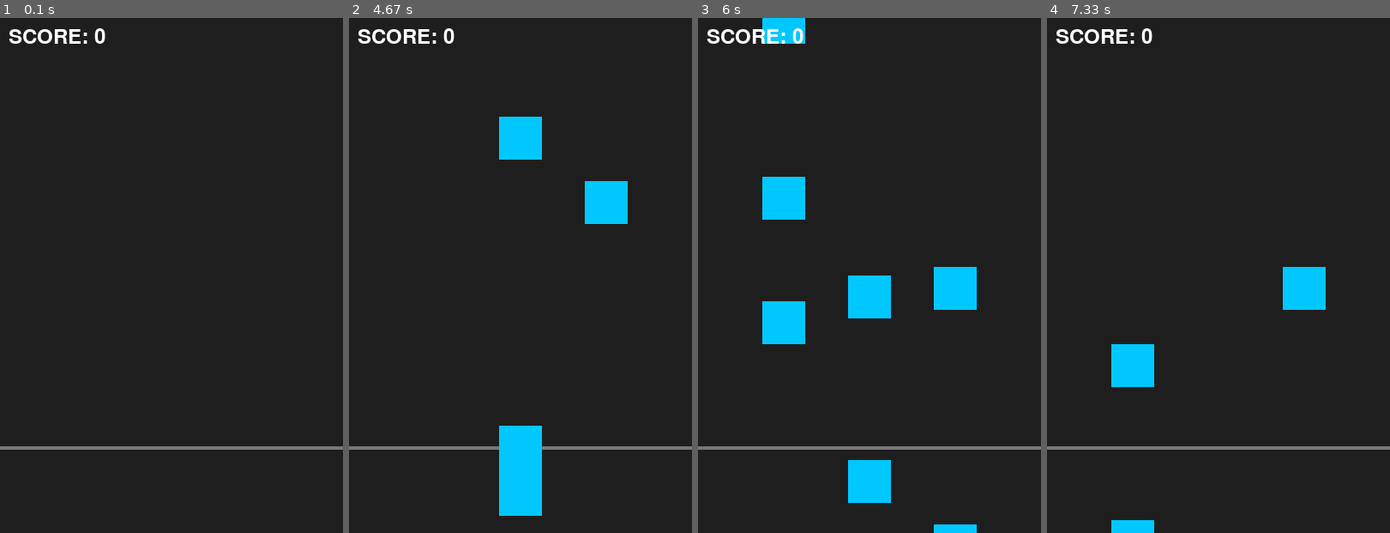
Above: before the commit, frames 1-4 (left to right).
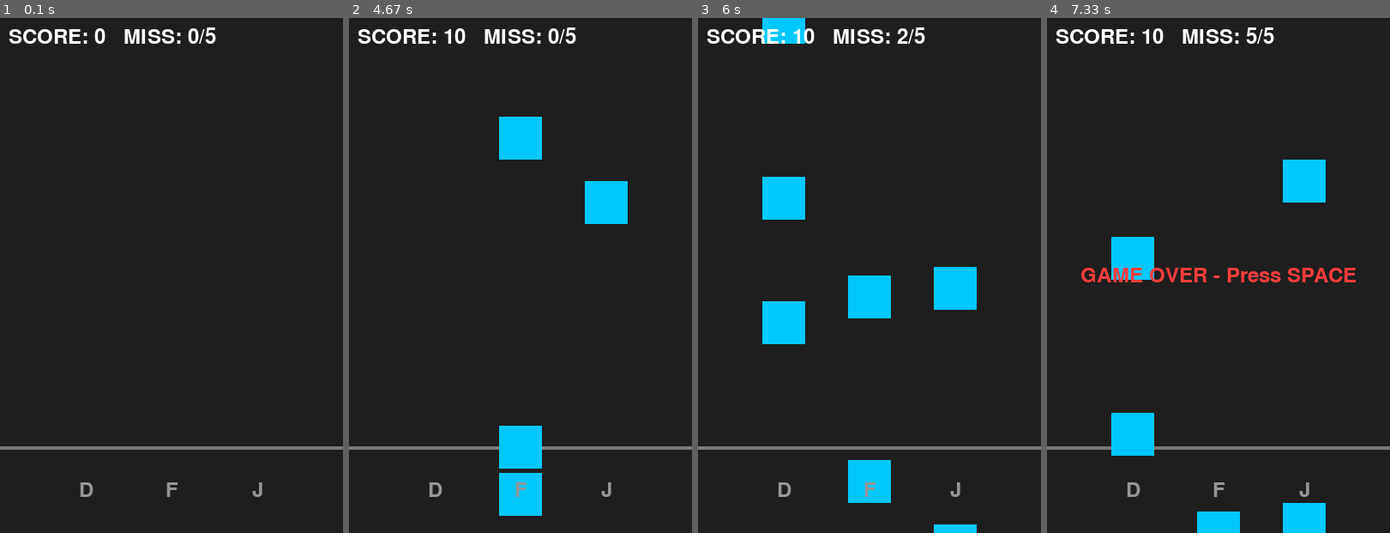
Above: after the commit, the same moments.

Repository: HenryYannis/xiaobao-pygame
Game: pygame game, started from 03-节奏方块/节奏方块_第4节课_完整挑战与分数.py
The game is run twice, just before and just after one commit, with the same random seed, the same clock (stepped at 60 frames per second) and the same inputs.
Inputs:
- Up to frame 1 (0.1 s): no input
- Up to frame 2 (4.67 s): tap D at 0.33 s; tap F at 3.17 s; hold F from 4.5 s (still down)
- Up to frame 3 (6 s): release F at 4.97 s
- Up to frame 4 (7.33 s): no input

The runs differ from the first frame. In frame 1, 0.6% of the frame differs, in the area x 23-77%, y 1-93%; in frame 2, 0.8%; in frame 3, 0.7%; in frame 4, 8.3%, in the area x 10-90%, y 1-100%.

Commit message:
节奏方块：三条轨道各配一个按键(D/F/J)，终课加入漏接结束与空格重开

Diff:
--- a/03-节奏方块/节奏方块_第4节课_完整挑战与分数.py
+++ b/03-节奏方块/节奏方块_第4节课_完整挑战与分数.py
@@ -4,23 +4,31 @@
 窗口 = pygame.display.set_mode((400, 600))
 pygame.display.set_caption("Rhythm Block - Lesson 4")
 时钟 = pygame.time.Clock()
-字体 = pygame.font.Font(None, 36)                     # 新增变量：纯内置默认字体(是什么)，避免跨平台字体报错(为什么)，字号36(怎么用)
+字体 = pygame.font.Font(None, 36)                     # 纯内置默认字体(是什么)，避免跨平台字体报错(为什么)，字号36(怎么用)
 
 方块列表 = []                                          # 活动节奏方块列表[[x, y], ...]
 轨道列表 = [75, 175, 275]                             # 三条下落轨道的固定横坐标(方块宽度50)
+按键轨道 = {pygame.K_d: 0, pygame.K_f: 1, pygame.K_j: 2}  # 字典把按键对应到轨道序号，D左、F中、J右
 得分 = 0                                              # 新增变量：累计命中得分
 连击数 = 0                                            # 新增变量：连续完美命中的连击次数
+漏接数 = 0                                            # 新增变量：漏掉的方块个数，漏满5个游戏结束
+游戏结束 = False                                      # 新增变量：标记是否已经漏满5个
 运行中 = True
 
 while 运行中:
     for 事件 in pygame.event.get():
         if 事件.type == pygame.QUIT:
             运行中 = False
-        if 事件.type == pygame.KEYDOWN and 事件.key == pygame.K_SPACE:  # 监听空格键判定打击
+        if 游戏结束 and 事件.type == pygame.KEYDOWN and 事件.key == pygame.K_SPACE:  # 新增代码：游戏结束后按空格重开
+            方块列表.clear()                          # 新增代码：清空残留方块
+            得分, 连击数, 漏接数 = 0, 0, 0            # 新增代码：分数、连击、漏接全部清零
+            游戏结束 = False                          # 新增代码：恢复进行中
+        if not 游戏结束 and 事件.type == pygame.KEYDOWN and 事件.key in 按键轨道:  # 按下 D/F/J 判定对应轨道的打击
+            轨道x = 轨道列表[按键轨道[事件.key]]      # 查字典得到这个键负责的那条轨道的横坐标
             命中 = False                              # 命中标志位
             for 索引 in range(len(方块列表) - 1, -1, -1):
                 方块 = 方块列表[索引]
-                if abs(方块[1] + 25 - 500) <= 35:      # 判定区间：方块中心(y+25)与判定线(y=500)的距离在35像素内
+                if 方块[0] == 轨道x and abs(方块[1] + 25 - 500) <= 35:  # 判定区间：同一轨道，且方块中心(y+25)离判定线(y=500)35像素内
                     方块列表.pop(索引)                 # 击中消除方块
                     命中 = True
                     连击数 += 1                       # 新增代码：连击数累加1
@@ -29,15 +37,19 @@
             if not 命中:                              # 新增代码：落空打偏中断连击
                 连击数 = 0
 
-    if random.random() < 0.025:                        # 随机生成：每帧2.5%概率随机在三条轨道之一生成下落方块
-        方块列表.append([random.choice(轨道列表), -50])
+    if not 游戏结束:                                  # 新增代码：游戏结束后画面停住，方块不再生成和下落
+        if random.random() < 0.025:                   # 随机生成：每帧2.5%概率随机在三条轨道之一生成下落方块
+            方块列表.append([random.choice(轨道列表), -50])
 
-    for 索引 in range(len(方块列表) - 1, -1, -1):      # 倒序遍历移动方块并清理越界方块
-        方块列表[索引][1] += 5                        # 垂直下落位移
+        for 索引 in range(len(方块列表) - 1, -1, -1):  # 倒序遍历移动方块并清理越界方块
+            方块列表[索引][1] += 5                    # 垂直下落位移
 
-        if 方块列表[索引][1] > 600:                    # 掉落销毁：方块穿过判定线掉出底部
-            方块列表.pop(索引)
-            连击数 = 0                                # 新增代码：漏接方块清零连击
+            if 方块列表[索引][1] > 600:               # 掉落销毁：方块穿过判定线掉出底部
+                方块列表.pop(索引)
+                连击数 = 0                            # 新增代码：漏接方块清零连击
+                漏接数 += 1                           # 新增代码：漏接数加1
+                if 漏接数 >= 5:                       # 新增代码：漏满5个触发游戏结束
+                    游戏结束 = True
 
     窗口.fill((30, 30, 30))                           # 暗灰黑色背景全屏填充
     pygame.draw.line(窗口, (120, 120, 120), (0, 500), (400, 500), 4)  # 绘制位于y=500高度的灰色节奏判定横线
@@ -45,12 +57,20 @@
     for 方块 in 方块列表:                              # 绘制所有下落的蓝色霓虹方块
         pygame.draw.rect(窗口, (0, 200, 255), (方块[0], 方块[1], 50, 50))
 
-    得分画面 = 字体.render(f"SCORE: {得分}", True, (255, 255, 255))   # 新增代码：默认字体渲染纯英文得分
+    for 字母, 轨道x in zip("DFJ", 轨道列表):          # zip把字母和轨道横坐标一一配对
+        字母画面 = 字体.render(字母, True, (150, 150, 150))
+        窗口.blit(字母画面, 字母画面.get_rect(center=(轨道x + 25, 550)))  # 字母居中显示在每条轨道正下方
+
+    得分画面 = 字体.render(f"SCORE: {得分}   MISS: {漏接数}/5", True, (255, 255, 255))  # 新增代码：默认字体渲染纯英文得分与漏接数
     窗口.blit(得分画面, (10, 10))
 
     if 连击数 > 1:                                     # 新增代码：连击数大于1时展示金黄色连击英文提示
         连击画面 = 字体.render(f"{连击数} COMBO!", True, (255, 220, 0))
-        窗口.blit(连击画面, (140, 100))
+        窗口.blit(连击画面, 连击画面.get_rect(center=(200, 110)))  # 新增代码：get_rect(center=...)让文字水平居中
+
+    if 游戏结束:
+        提示画面 = 字体.render("GAME OVER - Press SPACE", True, (255, 60, 60))  # 新增代码：红色英文提示结束与空格重开
+        窗口.blit(提示画面, 提示画面.get_rect(center=(200, 300)))  # 新增代码：居中贴在画面中央
 
     pygame.display.flip()                              # 双缓冲刷新：将新绘制的画面一次性呈现到屏幕
     时钟.tick(60)                                      # 锁定帧率：稳定每秒60帧流畅运行
